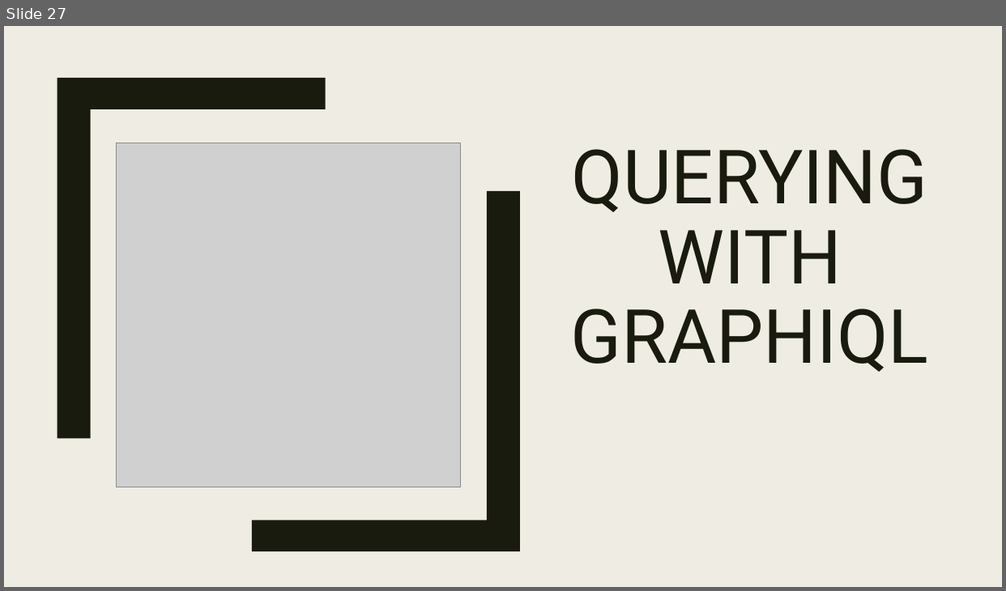
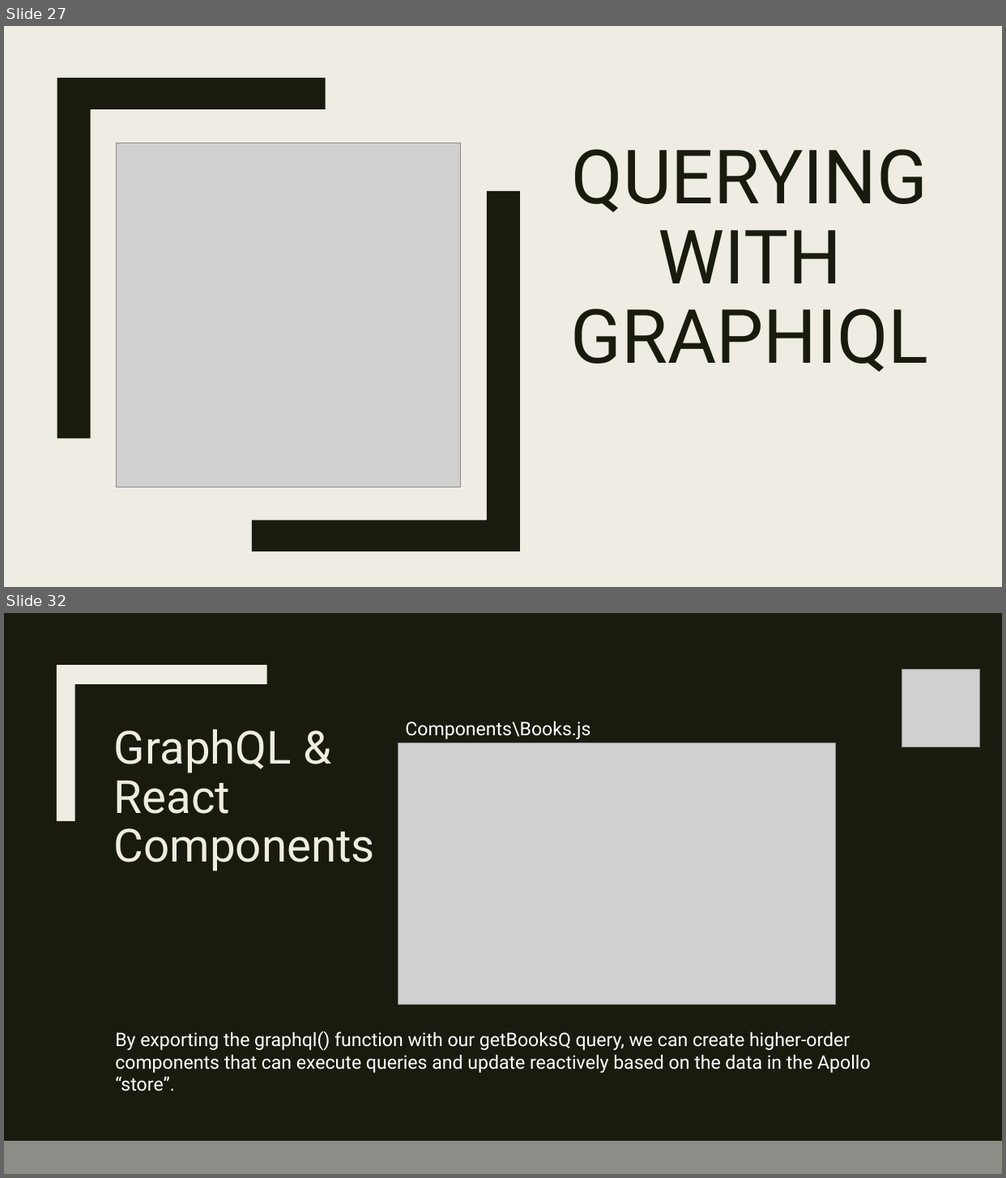
Before and after one commit to leono93/GraphQL_New-Tech, a slide deck: presentation/GraphQL_t7oele00.pptx. Shown one above the other, each under a label of ours: slide 27 before the commit, slides 27 and 32 after it; the slides between them are not shown. The pictures are 1006x591 and 1006x1178 pixels, drawn with LibreOffice and Linux fonts; fonts in the diff are those of the drawing; grey boxes stand for pictures. Boxes give left, top, right and bottom in pixels: in the first picture for what was removed or moved away, otherwise in the second. Text is boxed around its words. In the diff, an @@ line names an element or a change of style, - is before the commit and + after.

```diff
--- a/presentation/GraphQL_t7oele00.pptx
+++ b/presentation/GraphQL_t7oele00.pptx
@@ slide 32 added at box(4, 613, 1002, 1174), background #191B0E @@
@@ rectangle added at box(4, 613, 1002, 1174), fill #191B0E @@
@@ rectangle added at box(43, 613, 62, 1174), fill #EFEDE3 @@
@@ freeform shape added at box(57, 665, 266, 821), fill #EFEDE3 @@
@@ picture added at box(902, 669, 980, 747) @@
@@ title added at box(114, 729, 375, 871), 44 pt, text #EFEDE3 @@
+GraphQL & React
+Components
@@ text added at box(405, 721, 590, 739), 18 pt, text #FFFFFF @@
+Components\Books.js
@@ picture added at box(398, 743, 836, 1004) @@
@@ text added at box(115, 1031, 871, 1092), 18 pt, text #FFFFFF @@
+By exporting the graphql() function with our getBooksQ query, we can create higher-order components that can execute queries and update reactively based on the data in the Apollo “store”.
@@ rectangle added at box(4, 1142, 1002, 1174), fill #8C8D86 @@
```
Also in this commit, not shown: 2 slides changed, 5 other slides added.
